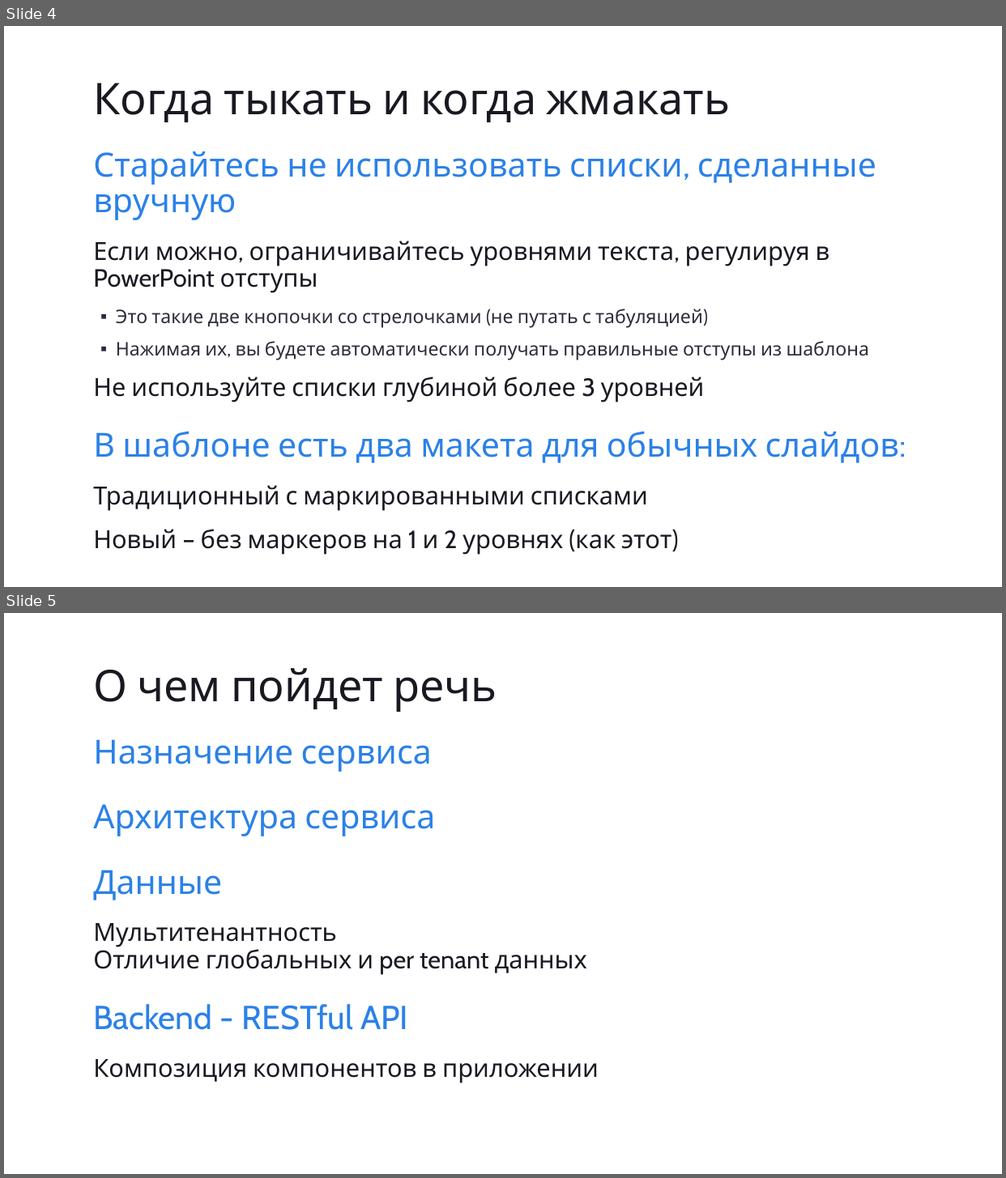
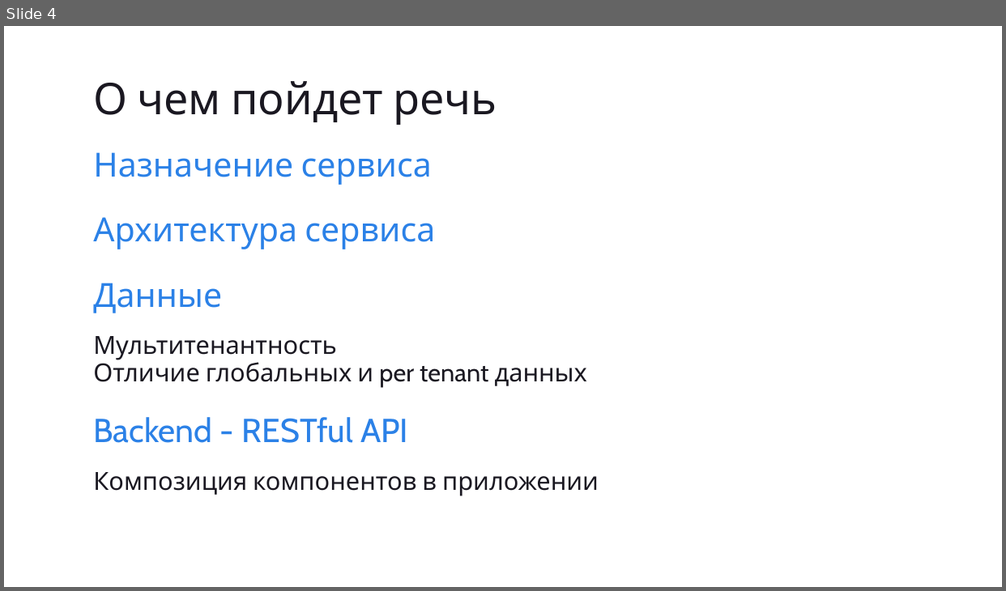
Before and after one commit to eugeneagafonov/devcon2014-ege-azure, a slide deck: Slides/devcon2014_ege.pptx. Shown one above the other, each under a label of ours: slides 4 and 5 before the commit, slide 4 after it. The pictures are 1006x1178 and 1006x591 pixels, drawn with LibreOffice and Linux fonts; fonts in the diff are those of the drawing. Boxes give left, top, right and bottom in pixels: in the first picture for what was removed or moved away, otherwise in the second. Text is boxed around its words. In the diff, an @@ line names an element or a change of style, - is before the commit and + after.

Commit message:
deleted template page

```diff
--- a/Slides/devcon2014_ege.pptx
+++ b/Slides/devcon2014_ege.pptx
@@ slide 4 removed at (4,26,1002,587), background #FFFFFF @@
@@ title removed at (93,83,730,122) @@
-Когда тыкать и когда жмакать
@@ text removed at (93,152,899,555) @@
-Старайтесь не использовать списки, сделанные вручную
-  Если можно, ограничивайтесь уровнями текста, регулируя в PowerPoint отступы
-    ▪ Это такие две кнопочки со стрелочками (не путать с табуляцией)
-    ▪ Нажимая их, вы будете автоматически получать правильные отступы из шаблона
-  Не используйте списки глубиной более 3 уровней
-В шаблоне есть два макета для обычных слайдов:
-  Традиционный с маркированными списками
-  Новый – без маркеров на 1 и 2 уровнях (как этот)
@@ what was slide 5 is now slide 4 @@
```
